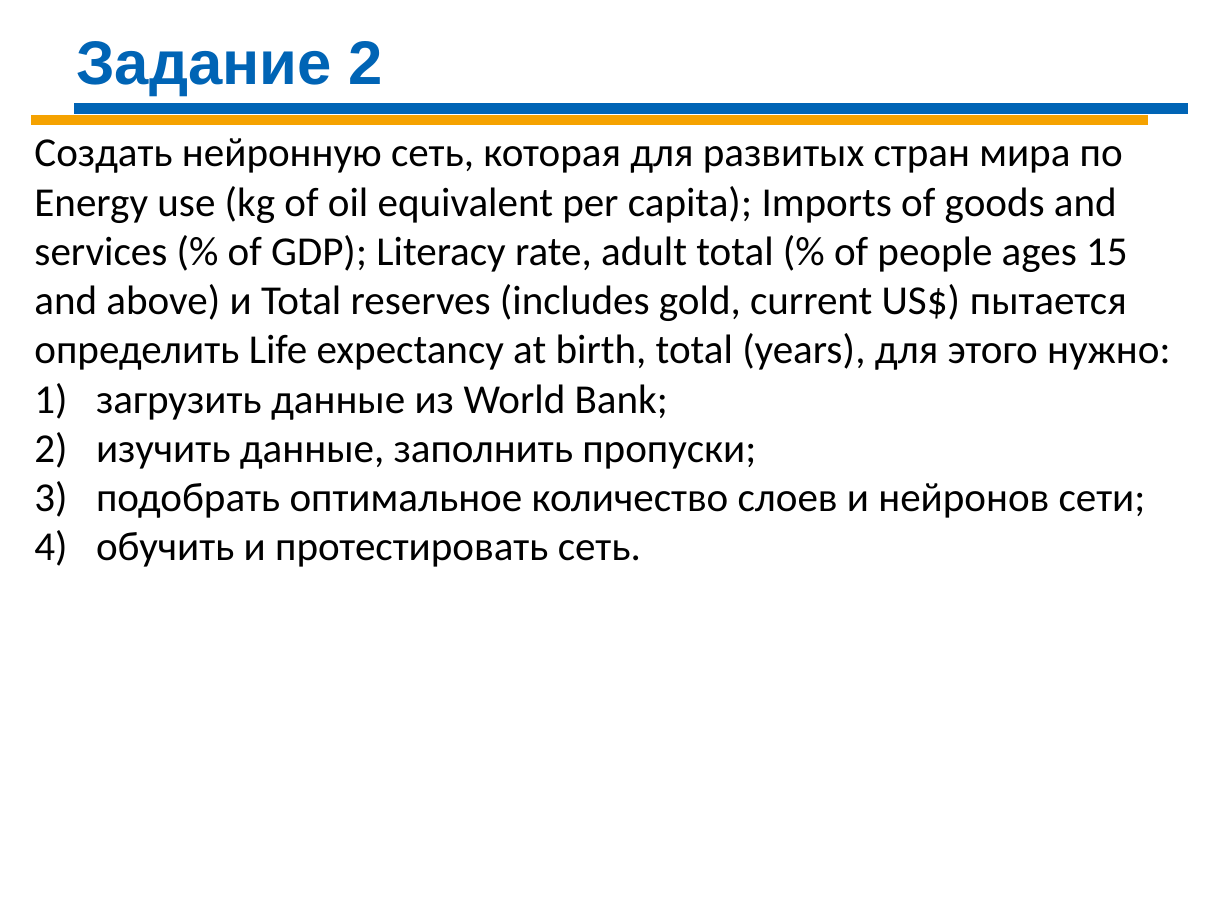
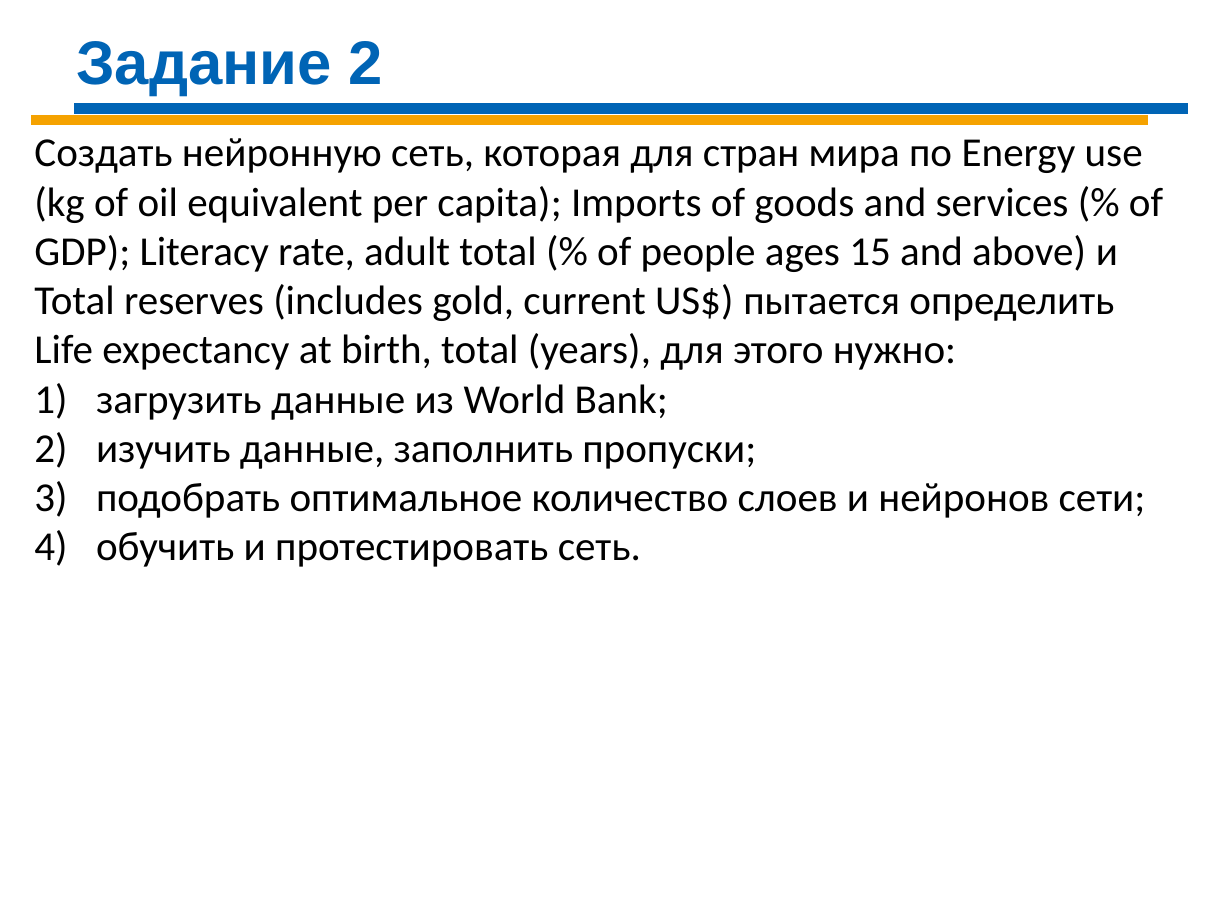
Before and after one commit to Demolis/Infopulse, a slide deck: slide 5 of DS_Sat_2020/DS-Day-07 R.pptx. Drawn at 1232x924 pixels with LibreOffice and Linux fonts; fonts in the diff are those of the drawing. Boxes give left, top, right and bottom in pixels: in the first picture for what was removed or moved away, otherwise in the second. Text is boxed around its words. In the diff, an @@ line names an element or a change of style, - is before the commit and + after.

```diff
--- a/DS_Sat_2020/DS-Day-07 R.pptx
+++ b/DS_Sat_2020/DS-Day-07 R.pptx
@@ text at (x1=34, y1=138, x2=1163, y2=370): text changed @@
-Создать нейронную сеть, которая для развитых стран мира по Energy use (kg of oil equivalent per capita); Imports of goods and services (% of GDP); Literacy rate, adult total (% of people ages 15 and above) и Total reserves (includes gold, current US$) пытается определить Life expectancy at birth, total (years), для этого нужно:
+Создать нейронную сеть, которая для стран мира по Energy use (kg of oil equivalent per capita); Imports of goods and services (% of GDP); Literacy rate, adult total (% of people ages 15 and above) и Total reserves (includes gold, current US$) пытается определить Life expectancy at birth, total (years), для этого нужно:
```
Also in this commit, not shown: 1 other file.
